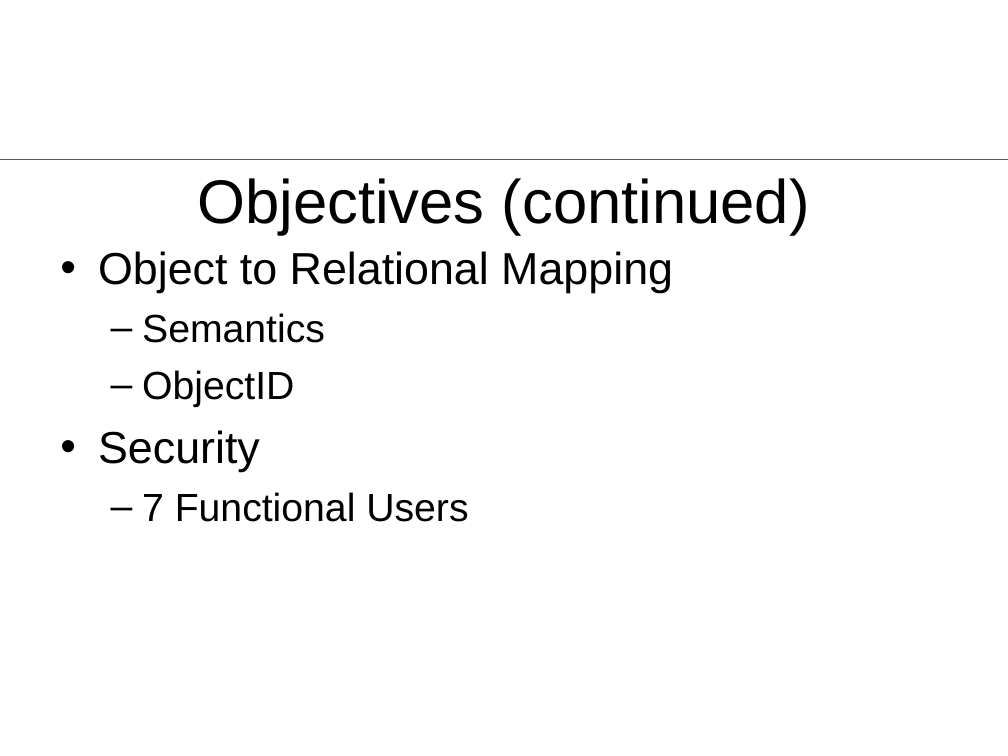
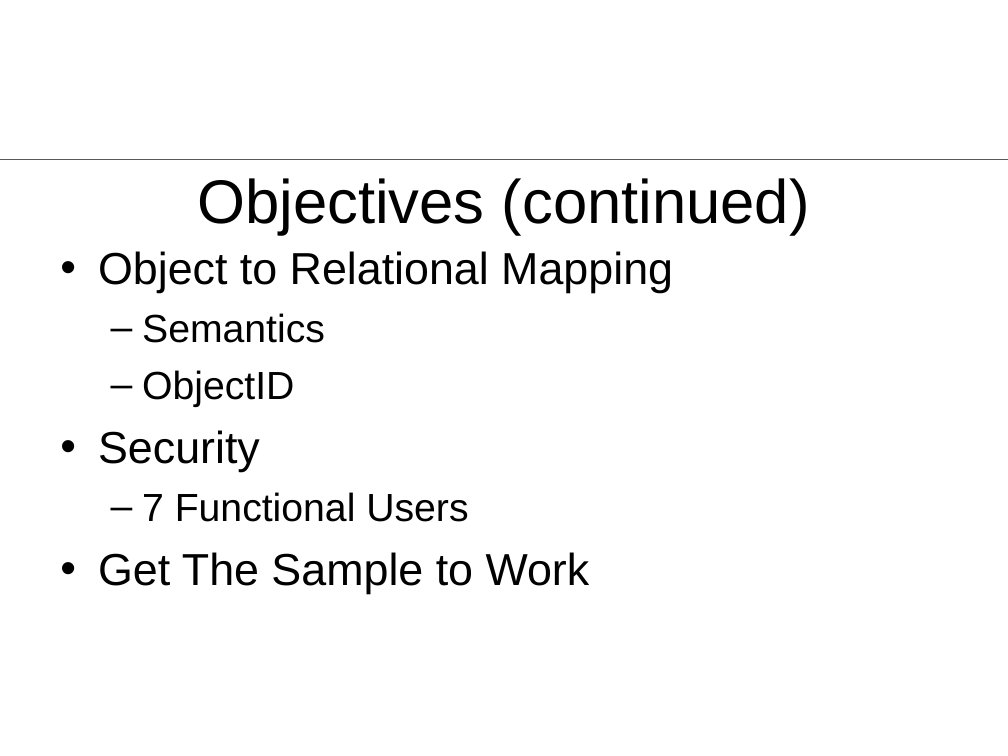
Before and after one commit to rhildred/ActiveRecord, a slide deck: slide 3 of docs/ActiveRecord.ppt. Drawn at 1008x756 pixels with LibreOffice and Linux fonts; fonts in the diff are those of the drawing; background and template pictures are left out. Boxes give left, top, right and bottom in pixels: in the first picture for what was removed or moved away, otherwise in the second. Text is boxed around its words. In the diff, an @@ line names an element or a change of style, - is before the commit and + after.

```diff
--- a/docs/ActiveRecord.ppt
+++ b/docs/ActiveRecord.ppt
@@ text at bbox=[98, 552, 590, 594]: paragraph added @@
+• Get The Sample to Work
```
Also in this commit, not shown: 9 slides added, 3 other files.
